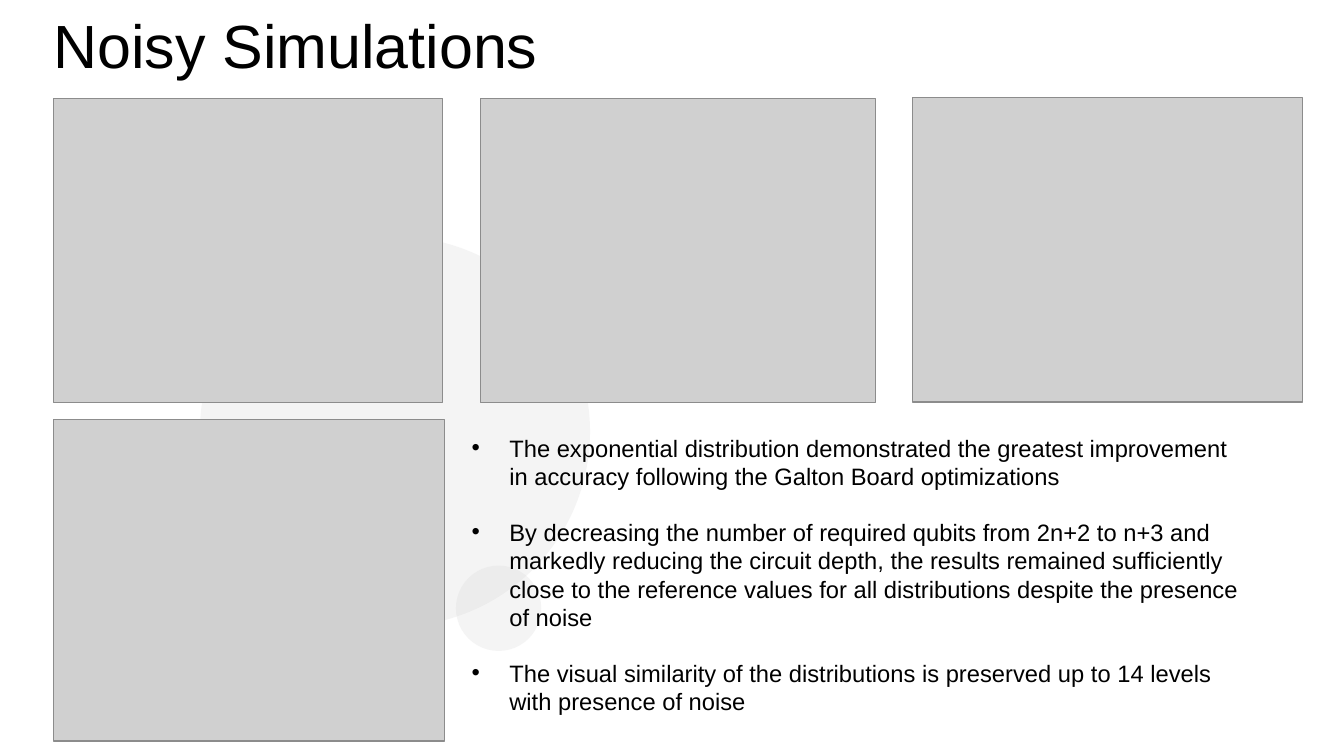
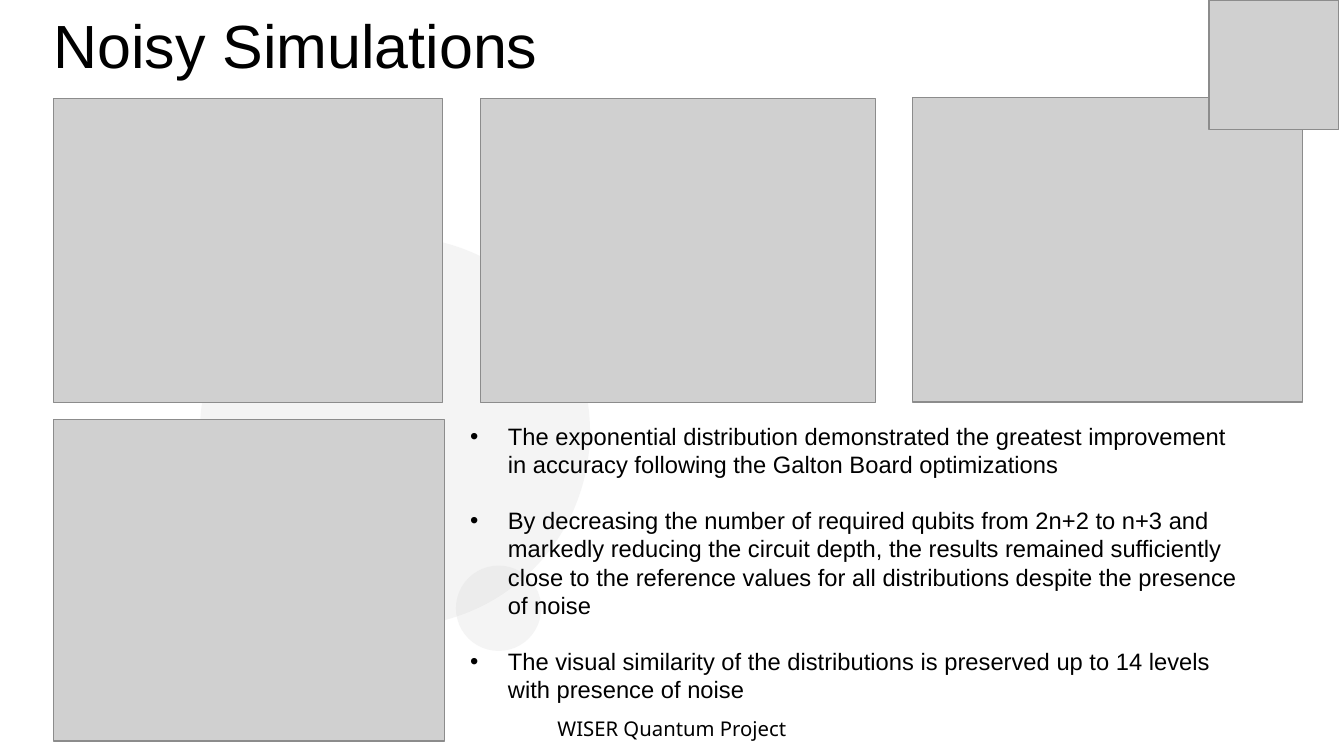
Before and after one commit to quantotto/quantum-walks, a slide deck: slide 9 of quantum_walks_project_v4.pptx. Drawn at 1344x756 pixels with LibreOffice and Linux fonts; fonts in the diff are those of the drawing; grey boxes stand for pictures. Boxes give left, top, right and bottom in pixels: in the first picture for what was removed or moved away, otherwise in the second. Text is boxed around its words. In the diff, an @@ line names an element or a change of style, - is before the commit and + after.

```diff
--- a/quantum_walks_project_v4.pptx
+++ b/quantum_walks_project_v4.pptx
@@ picture added at box(1210, 0, 1340, 130) @@
@@ text "The exponential distribution demonstrated the ...": place and size @@
-text "The exponential distribution demonstrated the ..." at box(509, 439, 1238, 715)
+text "The exponential distribution demonstrated the ..." at box(508, 427, 1236, 703)
@@ text added at box(557, 721, 786, 741), 12 pt, text #000000 @@
+WISER Quantum Project
```
Also in this commit, not shown: 12 other slides changed, 1 other file.
